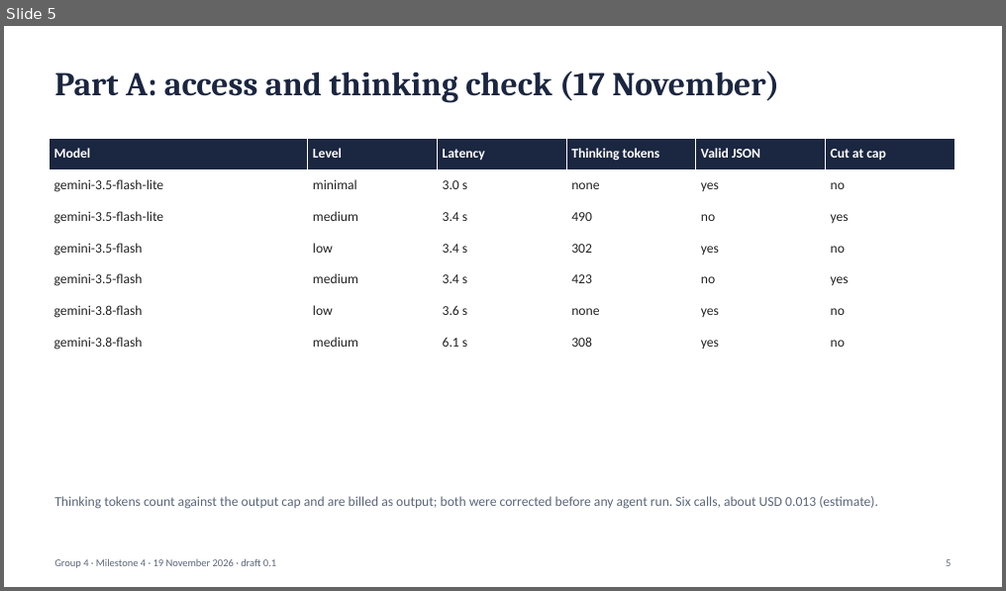
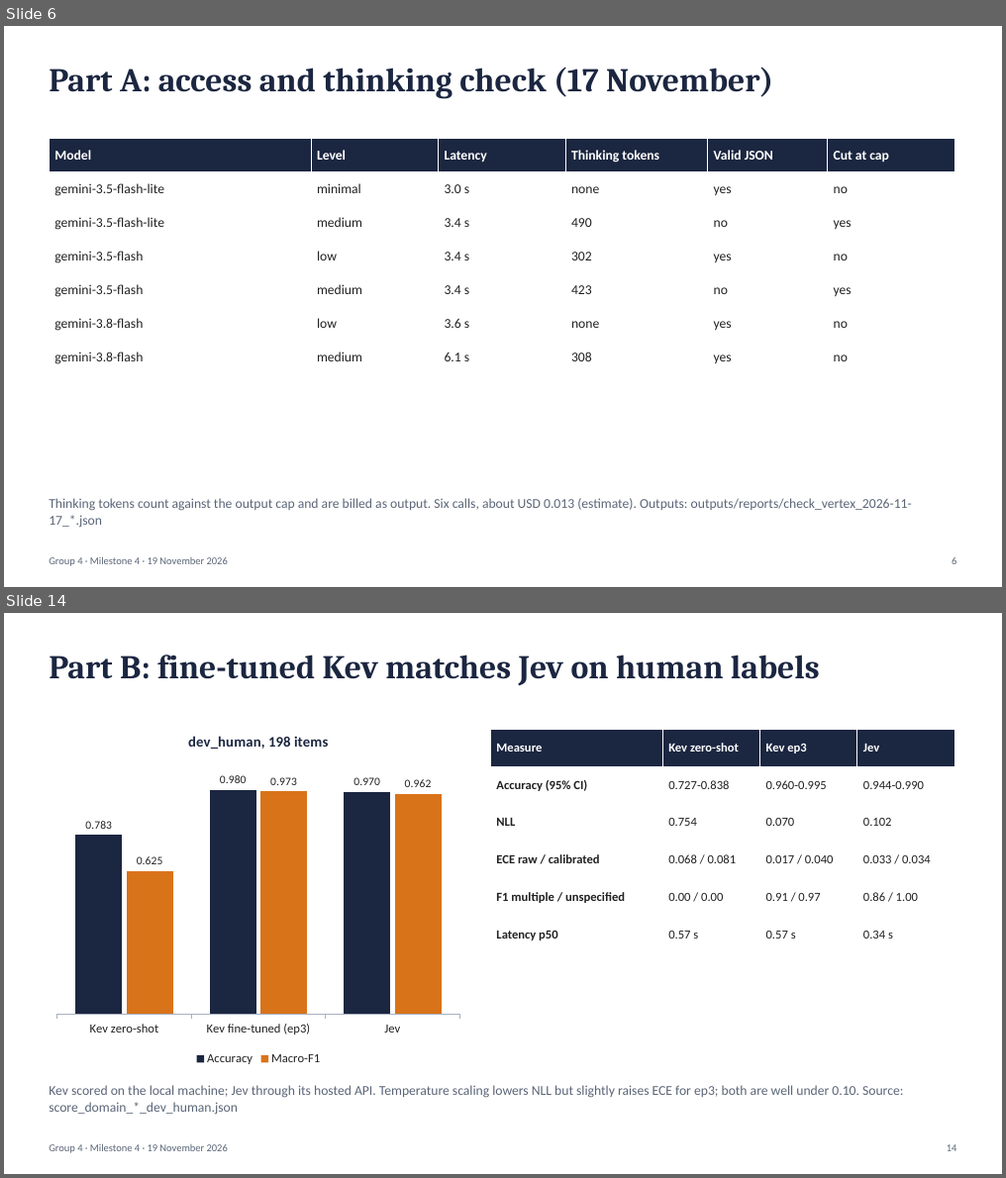
Before and after one commit to sathyaIITM/Group-4-DS-and-AI-Lab-Project, a slide deck: docs/milestones/Milestone4_TA_Presentation.pptx. Shown one above the other, each under a label of ours: slide 5 before the commit, slides 6 and 14 after it; the slides between them are not shown. The pictures are 1006x591 and 1006x1178 pixels, drawn with LibreOffice and Linux fonts; fonts in the diff are those of the drawing. Boxes give left, top, right and bottom in pixels: in the first picture for what was removed or moved away, otherwise in the second. Text is boxed around its words. In the diff, an @@ line names an element or a change of style, - is before the commit and + after.

Commit message:
DOC: Milestone 4 slides (18, both parts, version glosses); report: E2 closed, Laya plan, calibration wording corrected

```diff
--- a/docs/milestones/Milestone4_TA_Presentation.pptx
+++ b/docs/milestones/Milestone4_TA_Presentation.pptx
@@ slide 14 added at bbox=[4, 613, 1002, 1174], background #FFFFFF @@
@@ text added at bbox=[49, 655, 820, 685], 32 pt, text #1B2640, bold @@
+Part B: fine-tuned Kev matches Jev on human labels
@@ column chart added at bbox=[49, 718, 468, 1069] @@
+title "dev_human, 198 items"
+categories: Kev zero-shot, Kev fine-tuned (ep3), Jev
+Accuracy: 0.783, 0.98, 0.97
+Macro-F1: 0.625, 0.973, 0.962
@@ table added at bbox=[491, 729, 954, 954], 6 rows, 4 columns @@
+Measure | Kev zero-shot | Kev ep3 | Jev
+Accuracy (95% CI) | 0.727-0.838 | 0.960-0.995 | 0.944-0.990
+NLL | 0.754 | 0.070 | 0.102
+ECE raw / calibrated | 0.068 / 0.081 | 0.017 / 0.040 | 0.033 / 0.034
+F1 multiple / unspecified | 0.00 / 0.00 | 0.91 / 0.97 | 0.86 / 1.00
+Latency p50 | 0.57 s | 0.57 s | 0.34 s
@@ text added at bbox=[49, 1085, 903, 1115], 13 pt, text #5B6678 @@
+Kev scored on the local machine; Jev through its hosted API. Temperature scaling lowers NLL but slightly raises ECE for ep3; both are well under 0.10. Source: score_domain_*_dev_human.json
@@ text added at bbox=[49, 1144, 228, 1154], 10 pt, text #5B6678 @@
+Group 4 · Milestone 4 · 19 November 2026
@@ text added at bbox=[946, 1145, 957, 1152], 10 pt, text #5B6678 @@
+14
@@ what was slide 5 is now slide 6 @@
@@ slide 6 changed as well @@
@@ text "Part A: access and thinking ..." at bbox=[49, 67, 773, 99]: more space between paragraphs @@
@@ table: place and size @@
-table at bbox=[49, 138, 955, 359]
+table at bbox=[49, 138, 954, 374]
@@ text at bbox=[49, 498, 912, 528]: text changed @@
-Thinking tokens count against the output cap and are billed as output; both were corrected before any agent run. Six calls, about USD 0.013 (estimate).
+Thinking tokens count against the output cap and are billed as output. Six calls, about USD 0.013 (estimate). Outputs: outputs/reports/check_vertex_2026-11-17_*.json
@@ text at bbox=[49, 557, 228, 567]: text changed @@
-Group 4 · Milestone 4 · 19 November 2026 · draft 0.1
+Group 4 · Milestone 4 · 19 November 2026
@@ text at bbox=[951, 558, 956, 565]: text changed @@
-5
+6
```
Also in this commit, not shown: 4 other slides changed, 12 other slides added, 8 slides removed, 1 other file.
